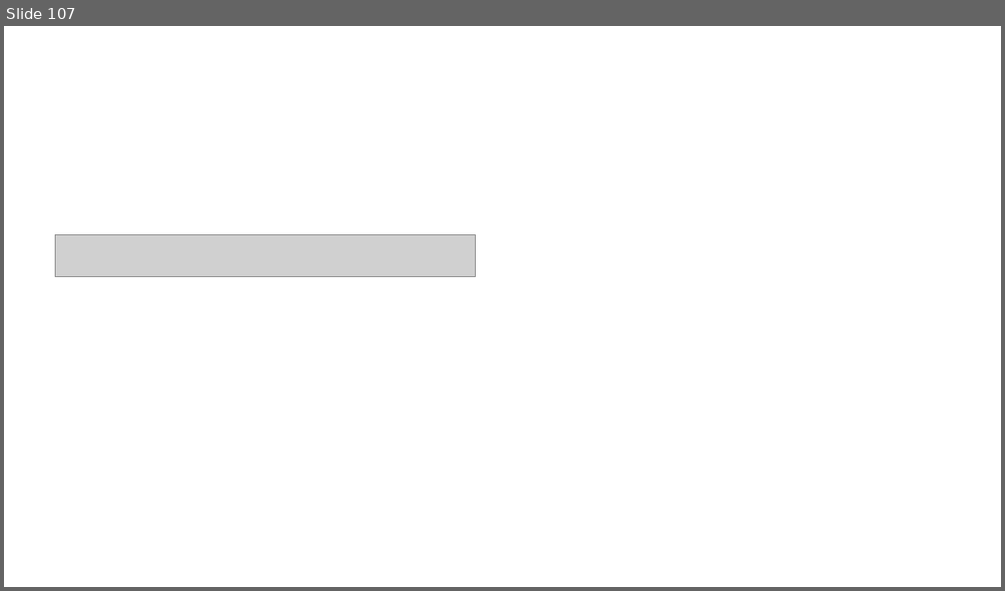
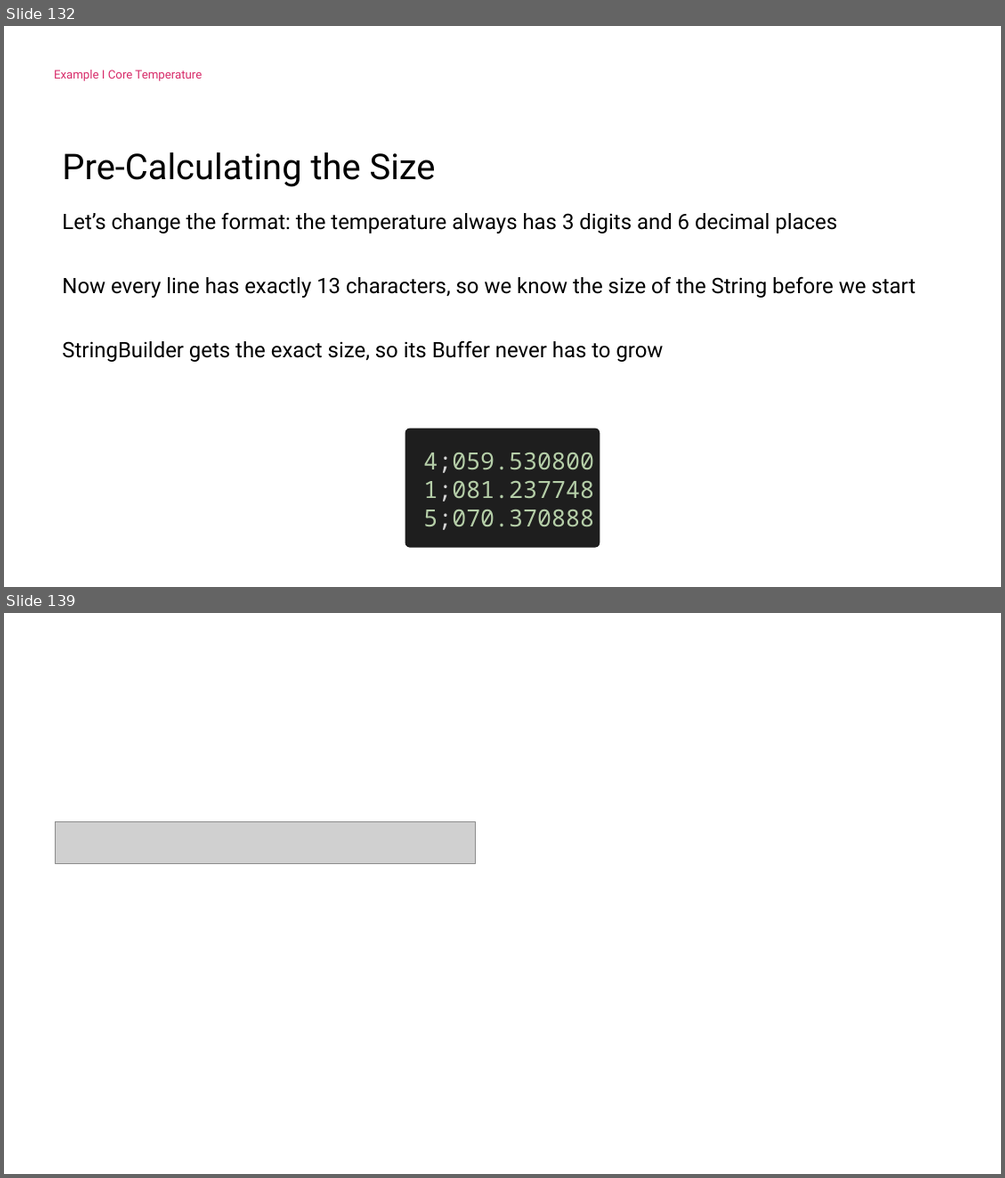
Before and after one commit to ILikeSahne/PerformanceOptimizationsInCSharp, a slide deck: Powerpoint.pptx. Shown one above the other, each under a label of ours: slide 107 before the commit, slides 132 and 139 after it; the slides between them are not shown. The pictures are 1005x591 and 1005x1178 pixels, drawn with LibreOffice and Linux fonts; fonts in the diff are those of the drawing; grey boxes stand for pictures; background and template pictures are left out. Boxes give left, top, right and bottom in pixels: in the first picture for what was removed or moved away, otherwise in the second. Text is boxed around its words. In the diff, an @@ line names an element or a change of style, - is before the commit and + after.

```diff
--- a/Powerpoint.pptx
+++ b/Powerpoint.pptx
@@ slide 132 added at [4, 26, 1001, 587], background #FFFFFF @@
@@ title added at [54, 70, 202, 81], 10 pt, text #D82C6A @@
+Example I Core Temperature
@@ text added at [62, 152, 436, 187], 30 pt, text #000000 @@
+Pre-Calculating the Size
@@ text added at [62, 212, 915, 362], 18 pt, text #000000 @@
+Let’s change the format: the temperature always has 3 digits and 6 decimal places
+Now every line has exactly 13 characters, so we know the size of the String before we start
+StringBuilder gets the exact size, so its Buffer never has to grow
@@ rounded rectangle added at [404, 428, 599, 548], fill #1E1E1E, 20 pt, text #B5CEA8 @@
+4;059.530800
+1;081.237748
+5;070.370888
@@ what was slide 107 is now slide 139 @@
```
Also in this commit, not shown: 12 slides changed, 35 other slides added, 1 slide removed, 11 other files.
